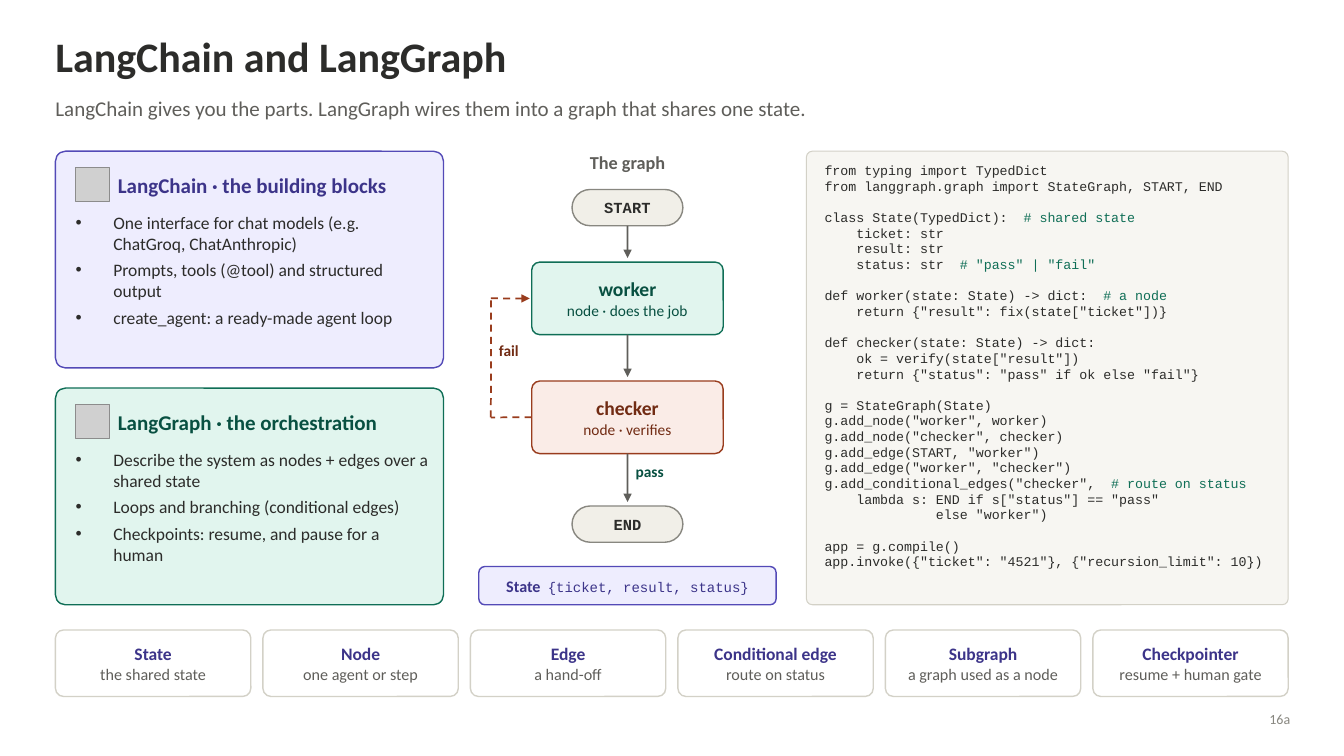
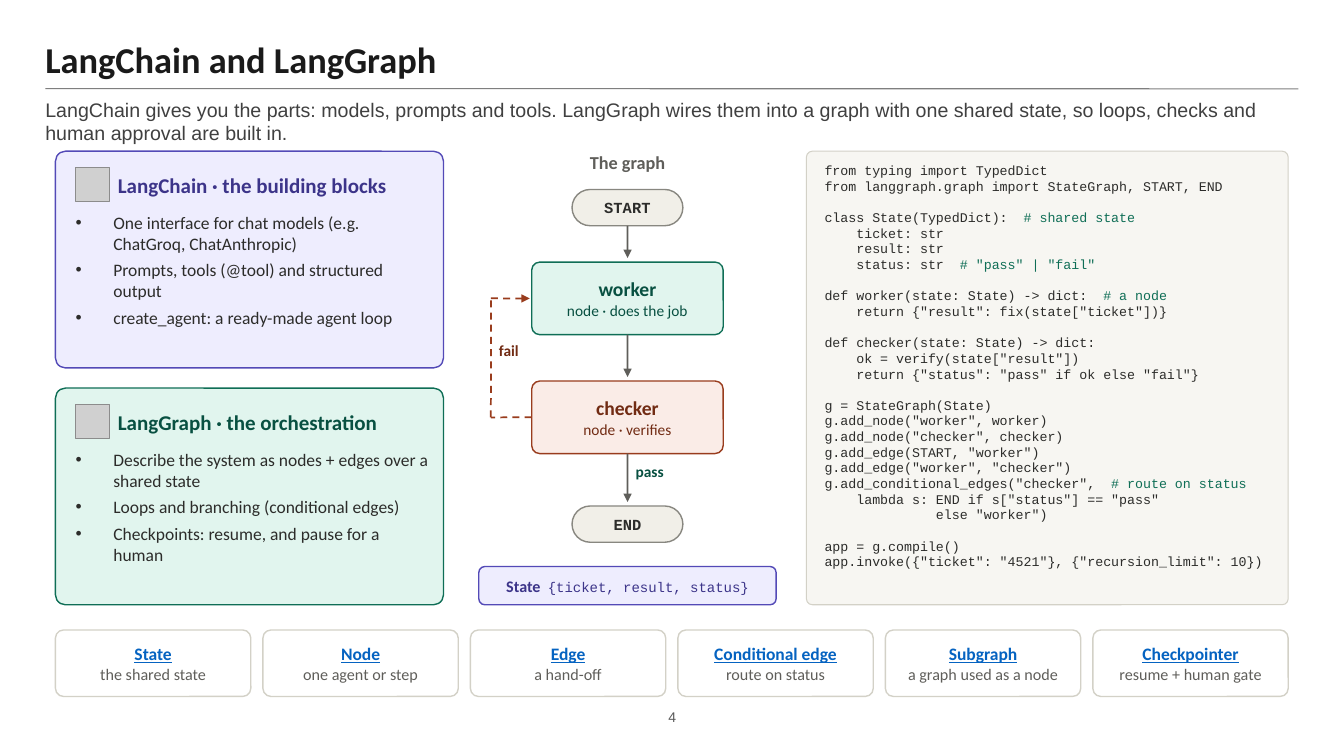
Before and after one commit to Amit-hub1998/multi-agent-subgraph-architecture, a slide deck: slide 4 of multi_agent_systems_slide_14_to_16/Slides-14-16.pptx. Drawn at 1344x756 pixels with LibreOffice and Linux fonts; fonts in the diff are those of the drawing; grey boxes stand for pictures. Boxes give left, top, right and bottom in pixels: in the first picture for what was removed or moved away, otherwise in the second. Text is boxed around its words. In the diff, an @@ line names an element or a change of style, - is before the commit and + after.

```diff
--- a/multi_agent_systems_slide_14_to_16/Slides-14-16.pptx
+++ b/multi_agent_systems_slide_14_to_16/Slides-14-16.pptx
@@ text "LangChain and LangGraph" moved from (x1=55, y1=42, x2=506, y2=79) to (x1=45, y1=47, x2=436, y2=79) @@
@@ text "LangChain and LangGraph" at (x1=45, y1=47, x2=436, y2=79): size 30 to 26 pt, text colour #2C2C2A to #1A1A1A; vertical alignment top to bottom @@
@@ line added from (45, 89) to (1299, 89), #7F7F7F 0.75 pt @@
@@ text at (x1=45, y1=102, x2=1256, y2=144): text changed; size 15 to 14 pt; font Calibri to Arial; text colour #5F5E5A to #404040 @@
-LangChain gives you the parts. LangGraph wires them into a graph that shares one state.
+LangChain gives you the parts: models, prompts and tools. LangGraph wires them into a graph with one shared state, so loops, checks and human approval are built in.
@@ text in rounded rectangle at (x1=134, y1=648, x2=171, y2=663): text colour #3C3489 to #0563C1, underline on in "State" @@
@@ text in rounded rectangle at (x1=341, y1=647, x2=380, y2=663): text colour #3C3489 to #0563C1, underline on in "Node" @@
@@ text in rounded rectangle at (x1=551, y1=647, x2=586, y2=663): text colour #3C3489 to #0563C1, underline on in "Edge" @@
@@ text in rounded rectangle at (x1=714, y1=647, x2=837, y2=663): text colour #3C3489 to #0563C1, underline on in "Conditional edge" @@
@@ text in rounded rectangle at (x1=949, y1=647, x2=1017, y2=663): text colour #3C3489 to #0563C1, underline on in "Subgraph" @@
@@ text in rounded rectangle at (x1=1142, y1=647, x2=1238, y2=663): text colour #3C3489 to #0563C1, underline on in "Checkpointer" @@
@@ page number added at (x1=668, y1=712, x2=676, y2=722), 10 pt, text #595959 @@
+4
@@ text removed at (x1=1269, y1=714, x2=1290, y2=724) @@
-16a
```
Also in this commit, not shown: 3 other slides changed, 7 slides added, 11 other files.
